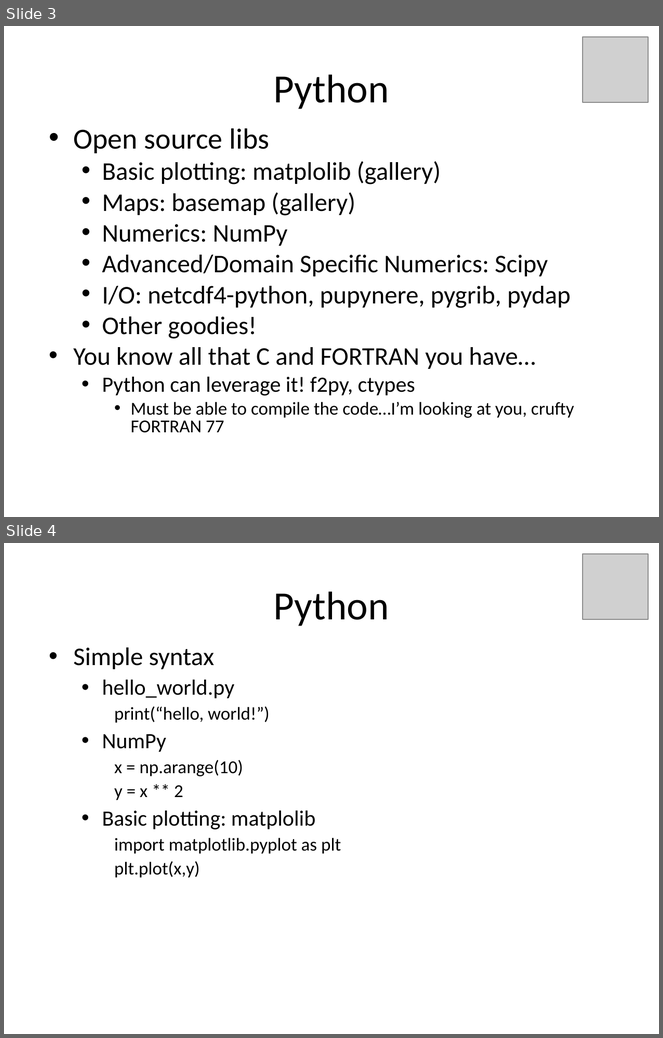
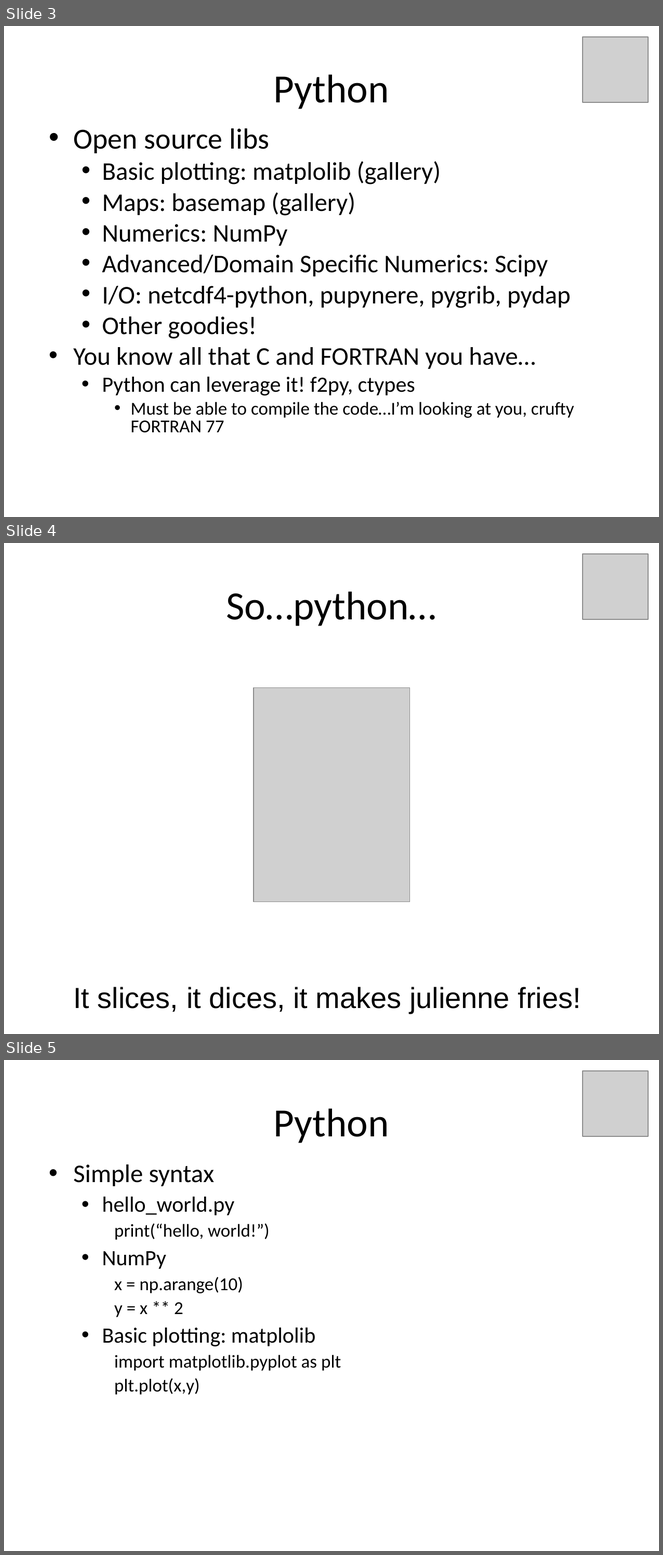
Before and after one commit to Unidata/thredds, a slide deck: docs/web/thredds/tech/tds4.3/tutorial/pythonTDS.ppt. Shown one above the other, each under a label of ours: slides 3 and 4 before the commit, slides 3, 4 and 5 after it. The pictures are 663x1038 and 663x1555 pixels, drawn with LibreOffice and Linux fonts; fonts in the diff are those of the drawing; grey boxes stand for pictures; background and template pictures are left out. Boxes give left, top, right and bottom in pixels: in the first picture for what was removed or moved away, otherwise in the second. Text is boxed around its words. In the diff, an @@ line names an element or a change of style, - is before the commit and + after.

Commit message:
updated python powerpoint

```diff
--- a/docs/web/thredds/tech/tds4.3/tutorial/pythonTDS.ppt
+++ b/docs/web/thredds/tech/tds4.3/tutorial/pythonTDS.ppt
@@ slide 4 added at box(4, 543, 659, 1034), background #FFFFFF @@
@@ picture added at box(583, 554, 648, 619) @@
@@ title added at box(226, 591, 437, 626), 44 pt, text #000000 @@
+So…python…
@@ picture added at box(254, 688, 410, 902) @@
@@ text added at box(73, 987, 581, 1014), 32 pt, text #000000 @@
+It slices, it dices, it makes julienne fries!
@@ what was slide 4 is now slide 5 @@
```
